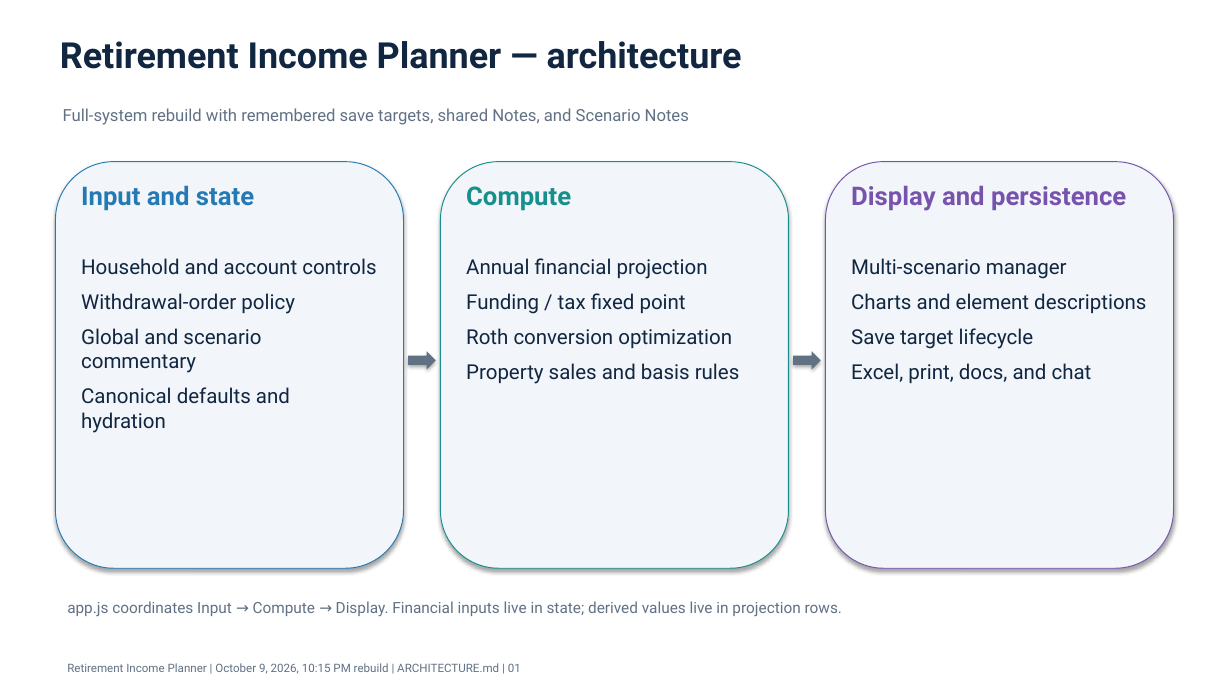
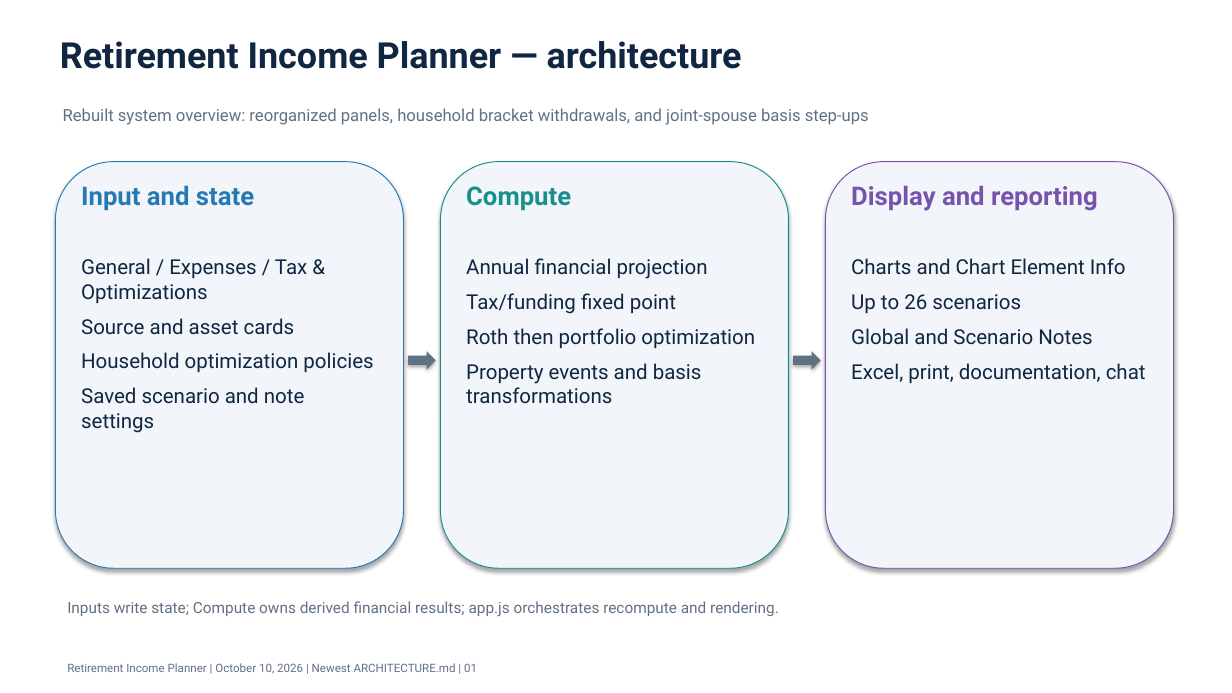
Before and after one commit to howardc64/retirefin, a slide deck: slide 1 of docs/retirement_income_planner_architecture.pptx. Drawn at 1232x693 pixels with LibreOffice and Linux fonts; fonts in the diff are those of the drawing. Boxes give left, top, right and bottom in pixels: in the first picture for what was removed or moved away, otherwise in the second. Text is boxed around its words. In the diff, an @@ line names an element or a change of style, - is before the commit and + after.

```diff
--- a/docs/retirement_income_planner_architecture.pptx
+++ b/docs/retirement_income_planner_architecture.pptx
@@ text at bbox=[63, 108, 869, 125]: text changed @@
-Full-system rebuild with remembered save targets, shared Notes, and Scenario Notes
+Rebuilt system overview: reorganized panels, household bracket withdrawals, and joint-spouse basis step-ups
@@ text at bbox=[851, 185, 1098, 211]: text changed @@
-Display and persistence
+Display and reporting
@@ text at bbox=[81, 258, 373, 433]: text changed @@
-Household and account controls
-Withdrawal-order policy
-Global and scenario commentary
-Canonical defaults and hydration
+General / Expenses / Tax & Optimizations
+Source and asset cards
+Household optimization policies
+Saved scenario and note settings
@@ text at bbox=[851, 258, 1146, 383]: text changed @@
-Multi-scenario manager
-Charts and element descriptions
-Save target lifecycle
-Excel, print, docs, and chat
+Charts and Chart Element Info
+Up to 26 scenarios
+Global and Scenario Notes
+Excel, print, documentation, chat
@@ text at bbox=[466, 293, 755, 403]: text changed @@
-Funding / tax fixed point
-Roth conversion optimization
-Property sales and basis rules
+Tax/funding fixed point
+Roth then portfolio optimization
+Property events and basis transformations
@@ text at bbox=[67, 601, 779, 616]: text changed @@
-app.js coordinates Input → Compute → Display. Financial inputs live in state; derived values live in projection rows.
+Inputs write state; Compute owns derived financial results; app.js orchestrates recompute and rendering.
@@ text at bbox=[67, 663, 477, 674]: text changed @@
-Retirement Income Planner | October 9, 2026, 10:15 PM rebuild | ARCHITECTURE.md | 01
+Retirement Income Planner | October 10, 2026 | Newest ARCHITECTURE.md | 01
```
Also in this commit, not shown: 7 other slides changed, 7 slides added, 7 slides removed, 9 other files.
